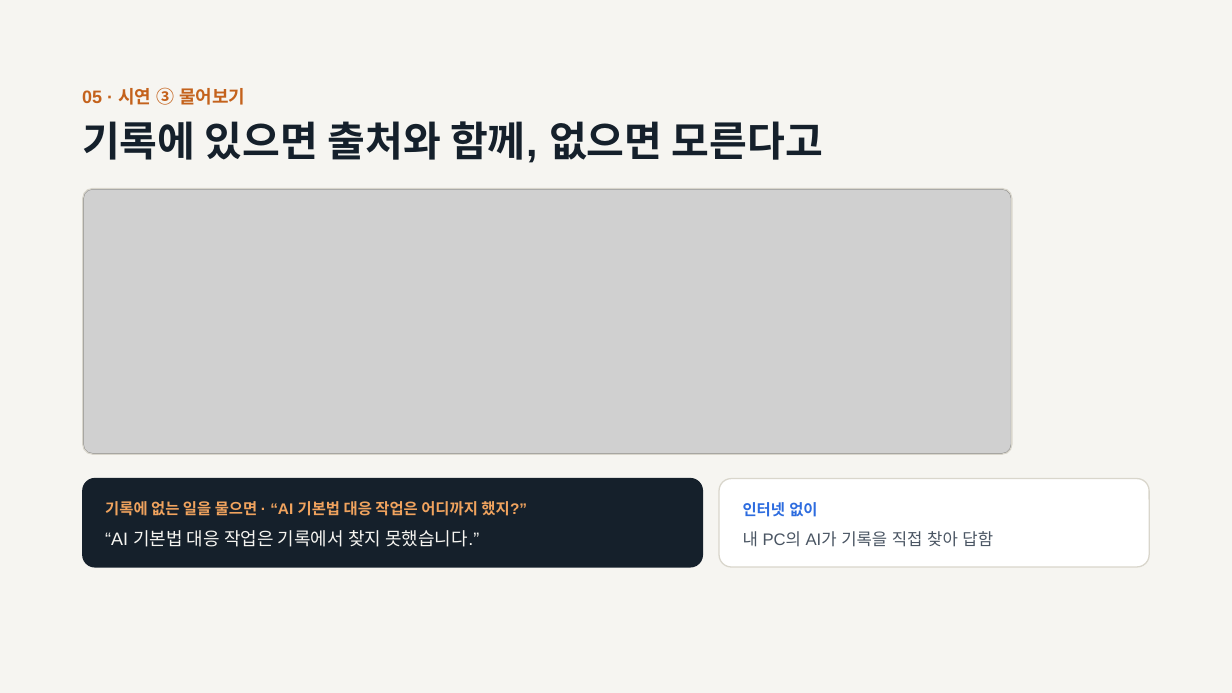
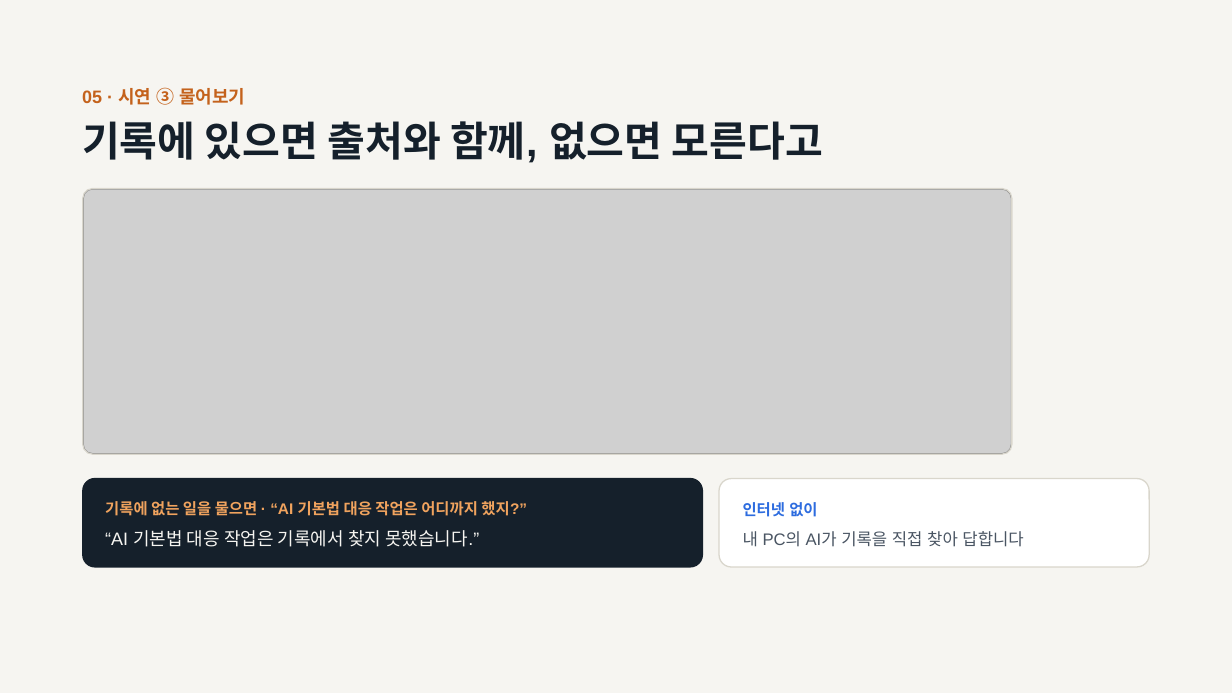
Before and after one commit to superokok/work-history, a slide deck: slide 8 of ppt/작업 기록 앱-(대인배)-v2.pptx. Drawn at 1232x693 pixels with LibreOffice and Linux fonts; fonts in the diff are those of the drawing; grey boxes stand for pictures. Boxes give left, top, right and bottom in pixels: in the first picture for what was removed or moved away, otherwise in the second. Text is boxed around its words. In the diff, an @@ line names an element or a change of style, - is before the commit and + after.

```diff
--- a/ppt/작업 기록 앱-(대인배)-v2.pptx
+++ b/ppt/작업 기록 앱-(대인배)-v2.pptx
@@ text at bbox=[743, 531, 1023, 547]: text changed @@
-내 PC의 AI가 기록을 직접 찾아 답함
+내 PC의 AI가 기록을 직접 찾아 답합니다
```
Also in this commit, not shown: 8 other slides changed.
